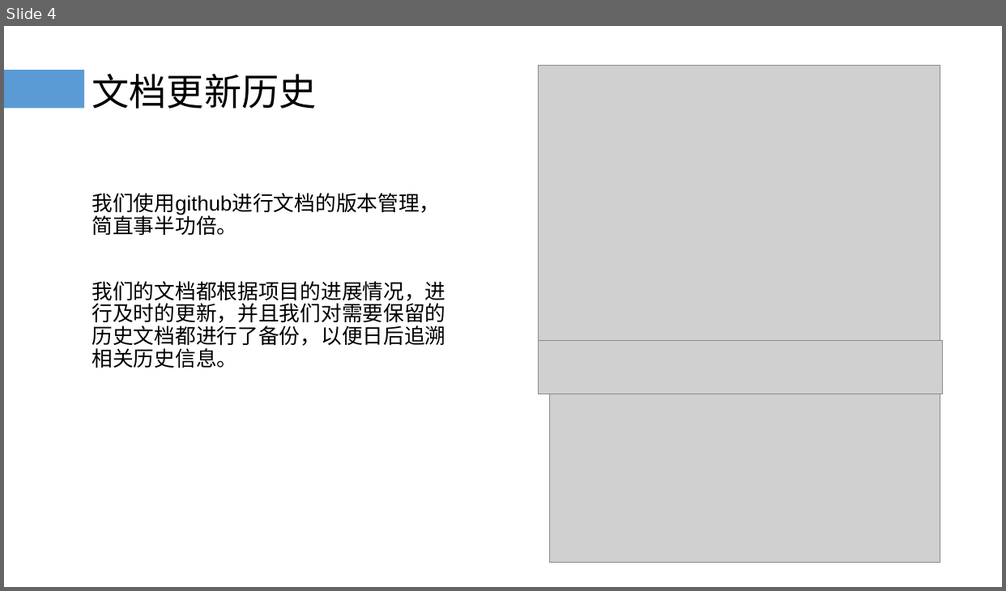
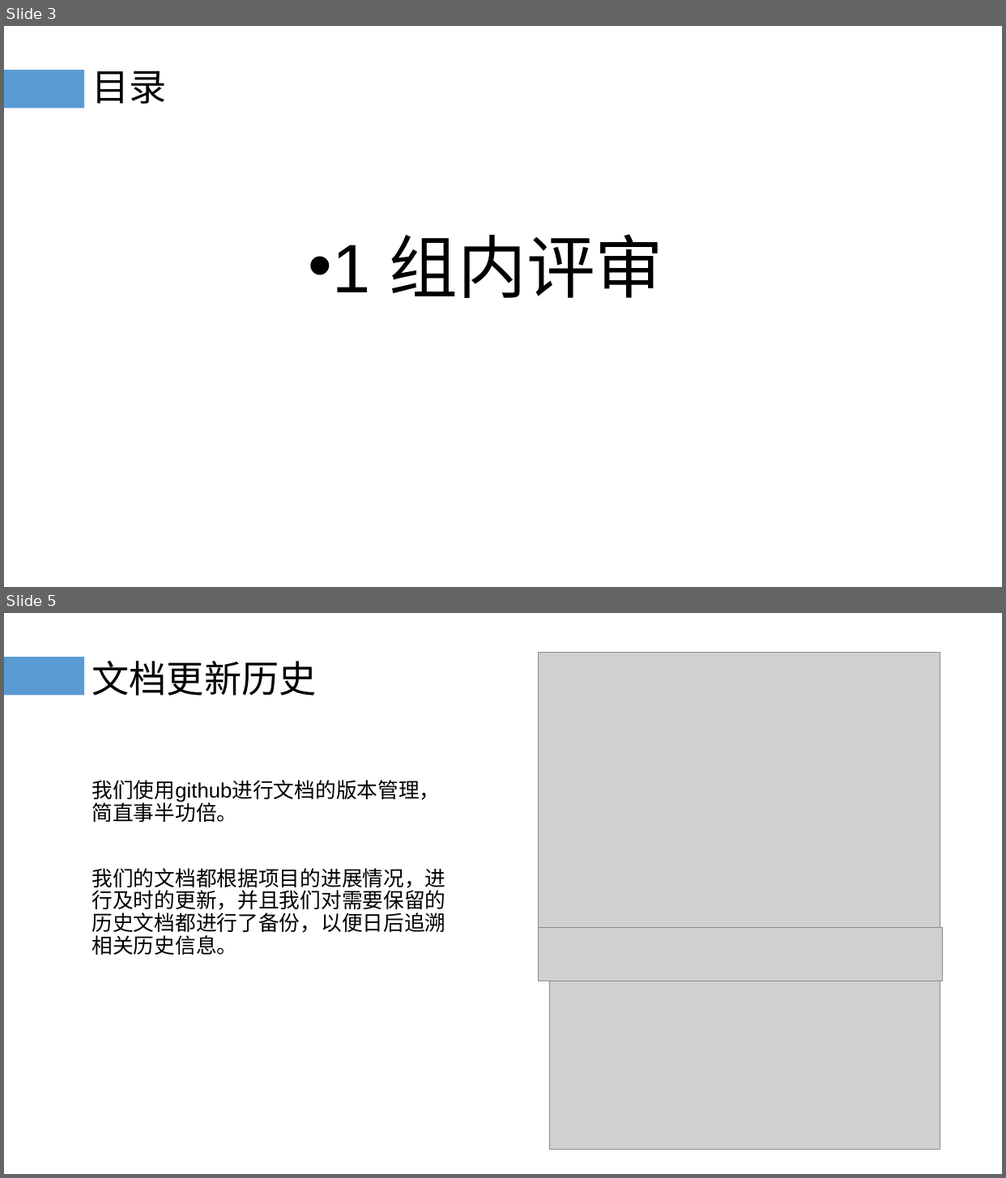
Before and after one commit to PRD-G17/PRD-G17-teamwork, a slide deck: 10后期文档/需求变更评审.pptx. Shown one above the other, each under a label of ours: slide 4 before the commit, slides 3 and 5 after it; the slides between them are not shown. The pictures are 1006x591 and 1006x1178 pixels, drawn with LibreOffice and Linux fonts; fonts in the diff are those of the drawing; grey boxes stand for pictures. Boxes give left, top, right and bottom in pixels: in the first picture for what was removed or moved away, otherwise in the second. Text is boxed around its words. In the diff, an @@ line names an element or a change of style, - is before the commit and + after.

```diff
--- a/10后期文档/需求变更评审.pptx
+++ b/10后期文档/需求变更评审.pptx
@@ slide 3 added at bbox=[4, 26, 1002, 587], background #FFFFFF; not listed: 1 template element that a slide beside it also shows @@
@@ title added at bbox=[92, 71, 167, 104], 36 pt, text #000000 @@
+目录
@@ text added at bbox=[308, 234, 664, 298], 66 pt, text #000000 @@
+• 1 组内评审
@@ what was slide 4 is now slide 5 @@
```
Also in this commit, not shown: 7 slides changed, 6 other slides added, 2 slides removed, 21 other files.
